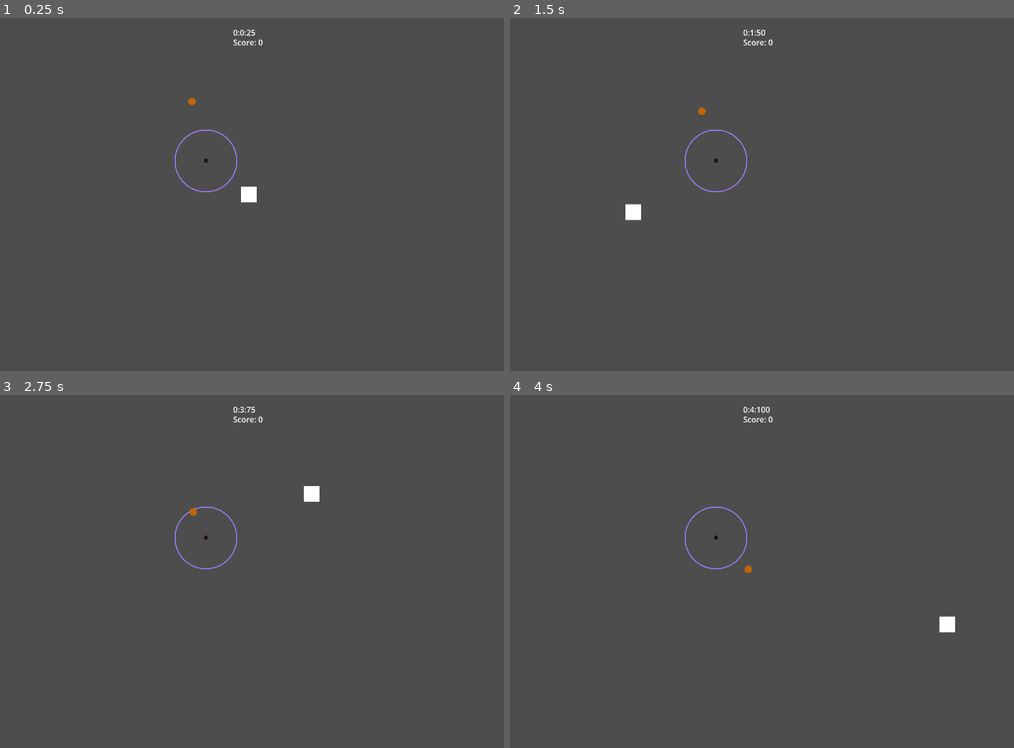
Above: before the commit, frames 1-4 (two rows, left to right).
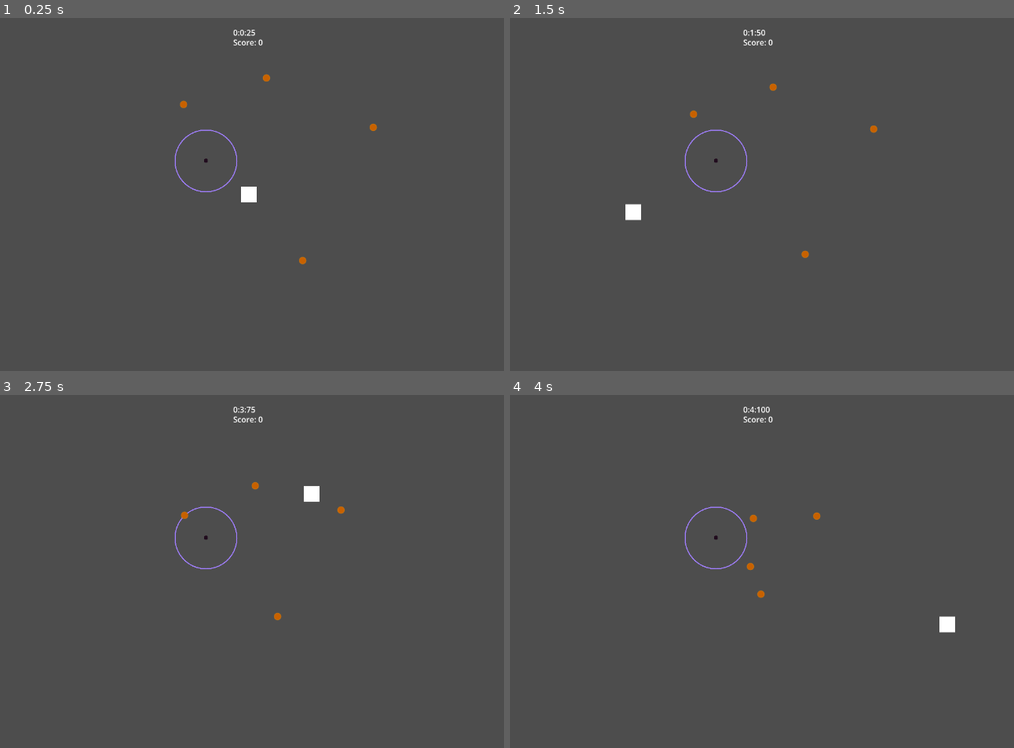
Above: after the commit, the same moments.

Repository: ArjanBroos/GMTK-2025
Game: Godot game, scene res://levels/arjan_tests.tscn
The game is run twice, just before and just after one commit, with the same random seed, the same clock (stepped at 60 frames per second) and the same inputs. This scene is started directly instead of the project's main scene.
Inputs (mouse positions are in pixels of both pictures, inside the frame that each line leads up to):
- Up to frame 1 (0.25 s): no input
- Up to frame 2 (1.5 s): tap Enter at 0.5 s; move the mouse to (898, 176) at 0.52 s; tap Space at 0.77 s; move the mouse to (630, 212) at 1.27 s
- Up to frame 3 (2.75 s): tap Space at 1.52 s; move the mouse to (312, 493) at 2.02 s
- Up to frame 4 (4 s): move the mouse to (726, 642) at 2.77 s; tap Space at 3.02, 3.77 s; move the mouse to (948, 624) at 3.52 s

The runs differ from the first frame. In frame 1, 0.1% of the frame differs, in the area x 35-75%, y 15-70%; in frame 2, 0.1%; in frame 3, 0.1%, in the area x 35-69%, y 24-64%; in frame 4, 0.1%.

Commit message:
Fix gravity well

Diff:
--- a/gravity_well/gravity_well.gd
+++ b/gravity_well/gravity_well.gd
@@ -2,7 +2,7 @@
 extends Node2D
 
 @export var area: Area2D
-@export var pullFactor: float = 10.0
+@export var pullFactor: float = 300.0
 
 var affectedAsteroids: Array[Asteroid]
 
@@ -24,7 +24,6 @@
 	affectedAsteroids.erase(asteroid)
 
 func _determine_force(asteroid: Asteroid) -> Vector2:
-	var vector = asteroid.to_global(global_position)
-	var distance = vector.length()
-	var direction = vector.normalized()
+	var direction = asteroid.global_position.direction_to(global_position)
+	var distance = asteroid.global_position.distance_to(global_position)
 	return (pullFactor / distance*distance) * direction
--- a/levels/arjan_tests.tscn
+++ b/levels/arjan_tests.tscn
@@ -14,7 +14,18 @@
 
 [node name="GravityWell" parent="." instance=ExtResource("4_fk478")]
 position = Vector2(553, 292)
-pullFactor = 100.0
 
 [node name="Asteroid" parent="." instance=ExtResource("2_hyu0f")]
-position = Vector2(524, 170)
+position = Vector2(507, 176)
+
+[node name="Asteroid2" parent="." instance=ExtResource("2_hyu0f")]
+position = Vector2(676, 122)
+direction_degrees = 110.0
+
+[node name="Asteroid3" parent="." instance=ExtResource("2_hyu0f")]
+position = Vector2(894, 223)
+direction_degrees = 170.0
+
+[node name="Asteroid4" parent="." instance=ExtResource("2_hyu0f")]
+position = Vector2(750, 495)
+direction_degrees = 220.0
